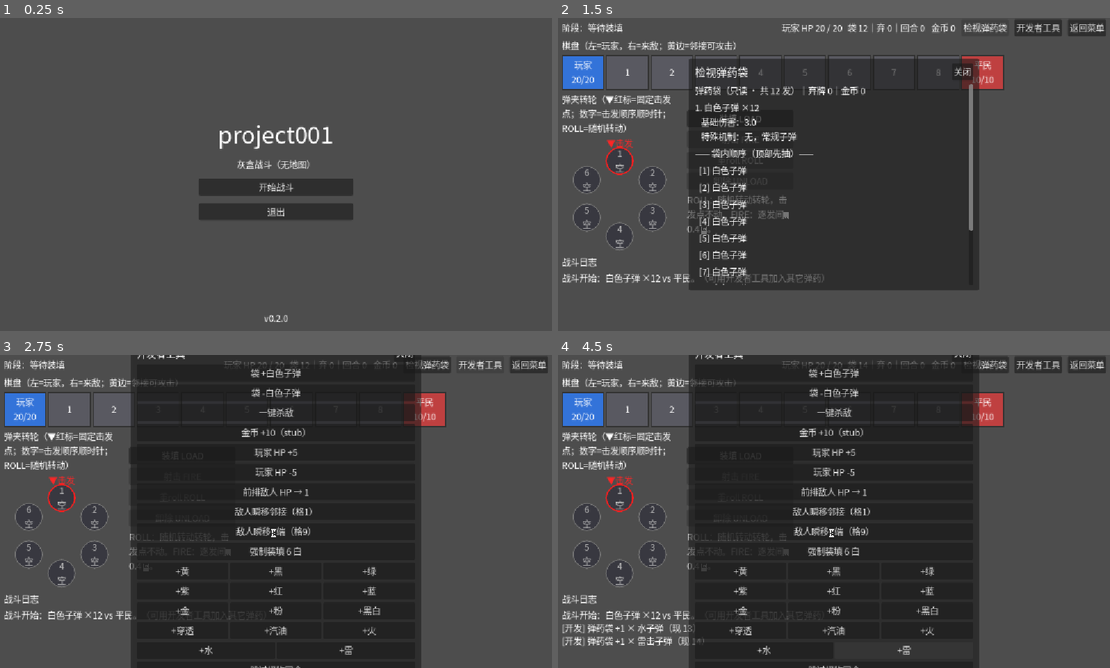
Above: before the commit, frames 1-4 (two rows, left to right).
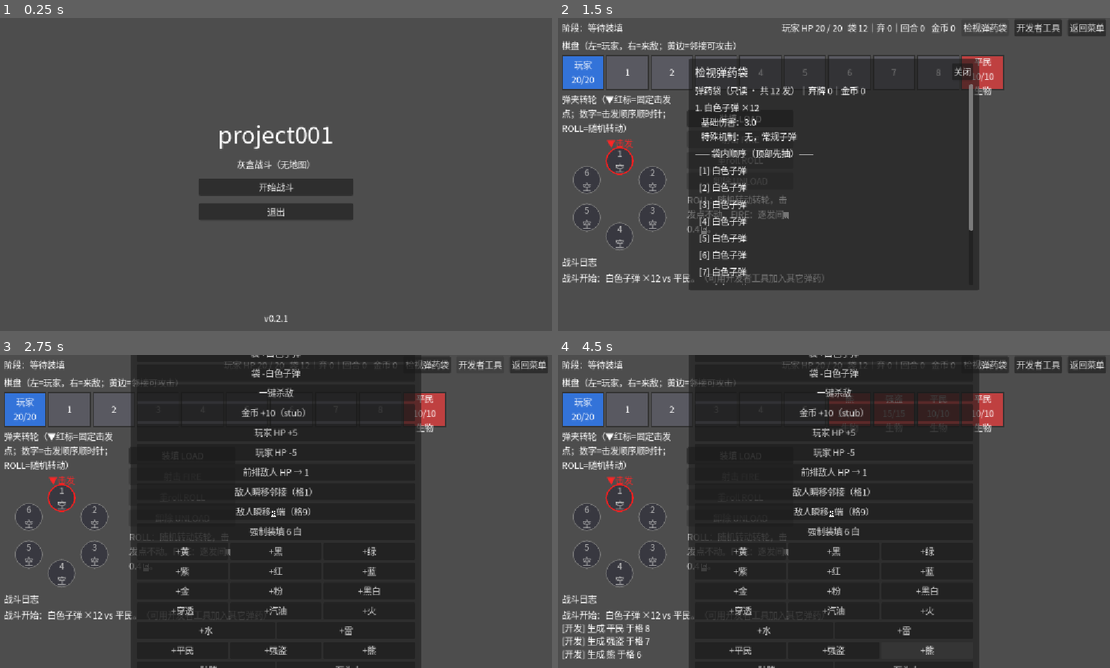
Above: after the commit, the same moments.

Repository: pineapplecat123/project001
Game: Godot game, scene res://scenes/main.tscn
The game is run twice, just before and just after one commit, with the same random seed, the same clock (stepped at 60 frames per second) and the same inputs.
Inputs (mouse positions are in pixels of both pictures, inside the frame that each line leads up to):
- Up to frame 1 (0.25 s): no input
- Up to frame 2 (1.5 s): click "开始战斗" at 0.5 s; click "检视弹药袋" at 1.25 s
- Up to frame 3 (2.75 s): click "开发者工具" at 2 s
- Up to frame 4 (4.5 s): click (740, 649) at 2.75 s, where only the run after the commit has a clickable "+平民"; click (834, 649) at 3.5 s, where only the run after the commit has a clickable "+强盗"; click (927, 649) at 4.25 s, where only the run after the commit has a clickable "+熊"

The runs differ from the first frame. In frame 1, less than 0.1% of the frame differs, in the area x 51-53%, y 94-98%; in frame 2, 0.2%; in frame 3, 3.2%; in frame 4, 4.5%, in the area x 0-79%, y 0-100%.

Commit message:
feat(enemies): v0.2.1 全敌人种类与标签结算
- 启用平民/强盗/熊/骷髅/石头人；开发者工具可生成
- 生物流血回合结算；骷髅不流血；石头无视 <4（含 debuff）
- apply_damage / apply_hit 分离，避免 DoT 重复叠流血

Diff:
--- a/data/enemies.json
+++ b/data/enemies.json
@@ -25,7 +25,7 @@
         "生物"
       ],
       "type": "小怪",
-      "enabled_in_combat": false
+      "enabled_in_combat": true
     },
     {
       "id": 3,
@@ -38,7 +38,7 @@
         "生物"
       ],
       "type": "小怪",
-      "enabled_in_combat": false
+      "enabled_in_combat": true
     },
     {
       "id": 4,
@@ -51,7 +51,7 @@
         "骷髅"
       ],
       "type": "小怪",
-      "enabled_in_combat": false
+      "enabled_in_combat": true
     },
     {
       "id": 5,
@@ -64,7 +64,7 @@
         "石头"
       ],
       "type": "小怪",
-      "enabled_in_combat": false
+      "enabled_in_combat": true
     }
   ]
 }
--- a/scenes/combat.tscn
+++ b/scenes/combat.tscn
@@ -406,6 +406,45 @@
 size_flags_horizontal = 3
 text = "+雷"
 
+
+[node name="DevEnemyRow" type="HBoxContainer" parent="DevPanel/DevMargin/DevVBox"]
+layout_mode = 2
+theme_override_constants/separation = 4
+
+[node name="DevSpawnCivilian" type="Button" parent="DevPanel/DevMargin/DevVBox/DevEnemyRow"]
+unique_name_in_owner = true
+layout_mode = 2
+size_flags_horizontal = 3
+text = "+平民"
+
+[node name="DevSpawnBandit" type="Button" parent="DevPanel/DevMargin/DevVBox/DevEnemyRow"]
+unique_name_in_owner = true
+layout_mode = 2
+size_flags_horizontal = 3
+text = "+强盗"
+
+[node name="DevSpawnBear" type="Button" parent="DevPanel/DevMargin/DevVBox/DevEnemyRow"]
+unique_name_in_owner = true
+layout_mode = 2
+size_flags_horizontal = 3
+text = "+熊"
+
+[node name="DevEnemyRow2" type="HBoxContainer" parent="DevPanel/DevMargin/DevVBox"]
+layout_mode = 2
+theme_override_constants/separation = 4
+
+[node name="DevSpawnSkeleton" type="Button" parent="DevPanel/DevMargin/DevVBox/DevEnemyRow2"]
+unique_name_in_owner = true
+layout_mode = 2
+size_flags_horizontal = 3
+text = "+骷髅"
+
+[node name="DevSpawnStone" type="Button" parent="DevPanel/DevMargin/DevVBox/DevEnemyRow2"]
+unique_name_in_owner = true
+layout_mode = 2
+size_flags_horizontal = 3
+text = "+石头人"
+
 [node name="DevSkipEnemy" type="Button" parent="DevPanel/DevMargin/DevVBox"]
 unique_name_in_owner = true
 layout_mode = 2
--- a/scenes/main.tscn
+++ b/scenes/main.tscn
@@ -62,7 +62,7 @@
 offset_bottom = -12.0
 grow_horizontal = 2
 grow_vertical = 0
-text = "v0.2.0"
+text = "v0.2.1"
 horizontal_alignment = 1
 
 [connection signal="pressed" from="Center/BtnStart" to="." method="_on_start_pressed"]
--- a/scripts/combat/combat_state.gd
+++ b/scripts/combat/combat_state.gd
@@ -379,7 +379,7 @@
 		if e.gas_stacks <= 0:
 			continue
 		var g := e.gas_stacks
-		var boom: int = e.apply_hit(g)
+		var boom: int = e.apply_damage(g)
 		e.burn_stacks += g
 		e.gas_stacks = 0
 		_log("  → %s 汽油引爆伤害%d，燃烧%d" % [e.name_zh, boom, e.burn_stacks])
@@ -589,7 +589,7 @@
 	for e in alive_enemies():
 		if e.burn_stacks > 0:
 			var b: int = e.burn_stacks
-			var dealt: int = e.apply_hit(b)
+			var dealt: int = e.apply_damage(b)
 			e.burn_stacks = maxi(0, e.burn_stacks - 1)
 			_log("%s 燃烧结算伤害%d，燃烧剩余%d" % [e.name_zh, dealt, e.burn_stacks])
 	_remove_dead()
@@ -608,12 +608,25 @@
 	if player_hp <= 0:
 		_lose_hp()
 		return
+	_tick_bleed_end_of_enemy_turn()
+	_remove_dead()
 	if alive_enemies().is_empty():
 		_set_phase(Phase.WON)
 		_log("胜利：敌人全灭。")
 		return
 	_set_phase(Phase.AWAIT_LOAD)
 	_log("--- 请装填 ---")
+
+
+func _tick_bleed_end_of_enemy_turn() -> void:
+	## 生物流血：回合结束失去等同层数生命，然后层数-1。石头对 debuff 伤害同样无视 <4。
+	for e in alive_enemies():
+		if e.bleed_stacks <= 0:
+			continue
+		var stacks: int = e.bleed_stacks
+		var dealt: int = e.apply_damage(stacks)
+		e.bleed_stacks = maxi(0, e.bleed_stacks - 1)
+		_log("%s 流血结算伤害%d（层%d→%d）" % [e.name_zh, dealt, stacks, e.bleed_stacks])
 
 
 func _move_enemy(e: EnemyInstance) -> void:
--- a/scripts/combat/combat_ui.gd
+++ b/scripts/combat/combat_ui.gd
@@ -264,6 +264,11 @@
 	%DevAddFire.pressed.connect(func(): state.dev_add_ammo(FireResolver.ID_FIRE, 1))
 	%DevAddWater.pressed.connect(func(): state.dev_add_ammo(FireResolver.ID_WATER, 1))
 	%DevAddThunder.pressed.connect(func(): state.dev_add_ammo(FireResolver.ID_THUNDER, 1))
+	%DevSpawnCivilian.pressed.connect(func(): state.dev_spawn_enemy(1))
+	%DevSpawnBandit.pressed.connect(func(): state.dev_spawn_enemy(2))
+	%DevSpawnBear.pressed.connect(func(): state.dev_spawn_enemy(3))
+	%DevSpawnSkeleton.pressed.connect(func(): state.dev_spawn_enemy(4))
+	%DevSpawnStone.pressed.connect(func(): state.dev_spawn_enemy(5))
 
 
 func _refresh() -> void:
@@ -314,7 +319,12 @@
 				style.border_color = Color(1.0, 0.8, 0.1)
 				style.set_border_width_all(3)
 			var st := e.status_text()
-			info.text = "%s\n%d/%d%s" % [e.name_zh, e.hp, e.max_hp, ("\n" + st) if st != "" else ""]
+			var tag_s := ",".join(e.tags) if e.tags.size() > 0 else ""
+			info.text = "%s\n%d/%d%s%s" % [
+				e.name_zh, e.hp, e.max_hp,
+				("\n" + tag_s) if tag_s != "" else "",
+				("\n" + st) if st != "" else ""
+			]
 		else:
 			style.bg_color = Color(0.35, 0.35, 0.38)
 			info.text = str(i)
--- a/scripts/combat/enemy_instance.gd
+++ b/scripts/combat/enemy_instance.gd
@@ -1,5 +1,5 @@
 class_name EnemyInstance
-## 场上敌人运行时实例（含汽油/燃烧/湿，供弹药状态连锁）。
+## 场上敌人运行时实例（汽油/燃烧/湿/流血）。
 
 var def_id: int = 0
 var name_zh: String = ""
@@ -42,7 +42,8 @@
 	return tag in tags
 
 
-func apply_hit(raw_damage: int) -> int:
+## 纯扣血（石头 <4 无视）。不触发击中特效。
+func apply_damage(raw_damage: int) -> int:
 	if not is_alive():
 		return 0
 	var dmg := raw_damage
@@ -51,9 +52,15 @@
 	if dmg <= 0:
 		return 0
 	hp = maxi(0, hp - dmg)
-	if has_tag("生物") and not has_tag("骷髅"):
+	return dmg
+
+
+## 子弹/攻击命中：扣血 + 生物流血叠层（骷髅不流血）。
+func apply_hit(raw_damage: int) -> int:
+	var dealt := apply_damage(raw_damage)
+	if dealt > 0 and has_tag("生物") and not has_tag("骷髅"):
 		bleed_stacks += 1
-	return dmg
+	return dealt
 
 
 func status_text() -> String:
--- a/scripts/main.gd
+++ b/scripts/main.gd
@@ -1,7 +1,7 @@
 extends Control
 ## 主菜单：开始战斗 / 退出；底部版本号。无地图。
 
-const VERSION := "0.2.0"
+const VERSION := "0.2.1"
 
 
 func _ready() -> void:
--- a/tests/test_combat.gd
+++ b/tests/test_combat.gd
@@ -239,6 +239,57 @@
 	cs.enemies[0].max_hp = 100
 	cs.dev_force_load([4, 4, 4, 4, 4, 4] as Array[int])
 	assert_true(cs.do_fire())
-	# 6 黄每发 5 → 30
-	assert_eq(cs.enemies[0].hp, 70)
-	assert_eq(cs.phase, CombatState.Phase.AWAIT_LOAD)
+	# 6 黄每发 5 → 30；生物被命中 6 次叠 6 层流血，怪回合结算再 -6 → 64，层数剩 5
+	assert_eq(cs.enemies[0].hp, 64)
+	assert_eq(cs.enemies[0].bleed_stacks, 5)
+	assert_eq(cs.phase, CombatState.Phase.AWAIT_LOAD)
+
+
+func test_skeleton_does_not_bleed() -> void:
+	var def: Dictionary = DataRegistry.get_enemy(4)
+	var e := EnemyInstance.new(def, 5)
+	assert_true(e.has_tag("骷髅"))
+	e.apply_hit(3)
+	assert_eq(e.bleed_stacks, 0)
+
+
+func test_bio_bleeds_and_ticks() -> void:
+	var cs := CombatState.new(4)
+	cs.start_graybox(4)
+	cs.enemies[0].hp = 100
+	cs.enemies[0].max_hp = 100
+	cs.enemies[0].cell = 9
+	# 命中叠流血
+	cs.enemies[0].apply_hit(3)
+	assert_eq(cs.enemies[0].bleed_stacks, 1)
+	var hp_before: int = cs.enemies[0].hp
+	cs.do_load()
+	cs.do_unload()  # 怪回合含流血结算
+	assert_eq(cs.enemies[0].hp, hp_before - 1)
+	assert_eq(cs.enemies[0].bleed_stacks, 0)
+
+
+func test_stone_ignores_damage_under_4() -> void:
+	var def: Dictionary = DataRegistry.get_enemy(5)
+	var e := EnemyInstance.new(def, 5)
+	assert_eq(e.apply_hit(3), 0)
+	assert_eq(e.hp, e.max_hp)
+	assert_eq(e.apply_hit(4), 4)
+	assert_eq(e.hp, e.max_hp - 4)
+
+
+func test_stone_ignores_bleed_dot_under_4() -> void:
+	var def: Dictionary = DataRegistry.get_enemy(5)
+	var e := EnemyInstance.new(def, 5)
+	e.bleed_stacks = 3  # 强行叠层
+	var dealt := e.apply_damage(e.bleed_stacks)
+	assert_eq(dealt, 0)
+
+
+func test_dev_spawn_bandit() -> void:
+	var cs := CombatState.new(6)
+	cs.start_graybox(6)
+	cs.dev_kill_all_enemies()
+	cs.dev_spawn_enemy(2, 8)
+	assert_eq(cs.alive_enemies().size(), 1)
+	assert_eq(cs.front_enemy().name_zh, "强盗")
Not shown, changed: BOT_LOG.md
Not shown, changed: docs/data/enemy-tags.md
Not shown, changed: docs/implemented-systems.md
